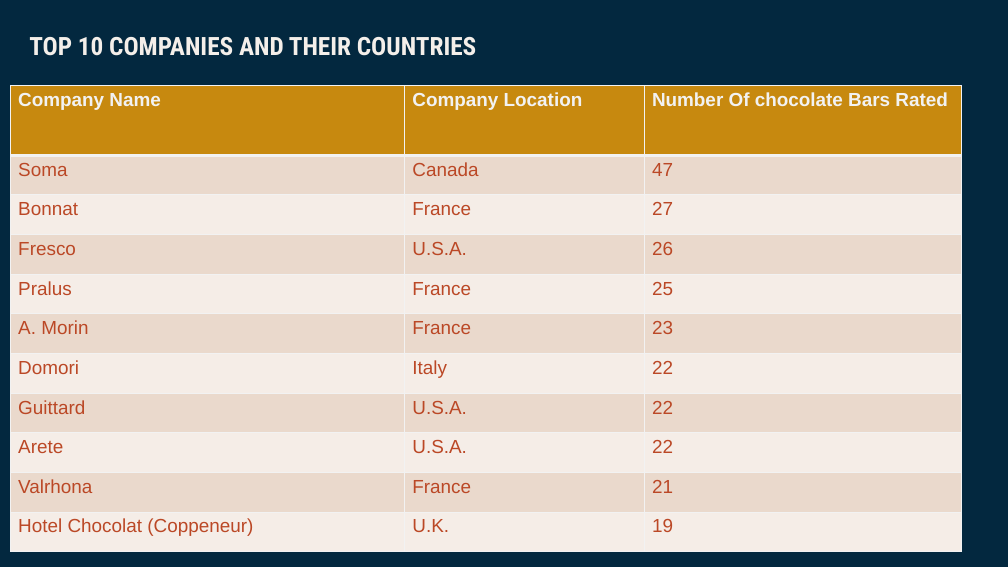
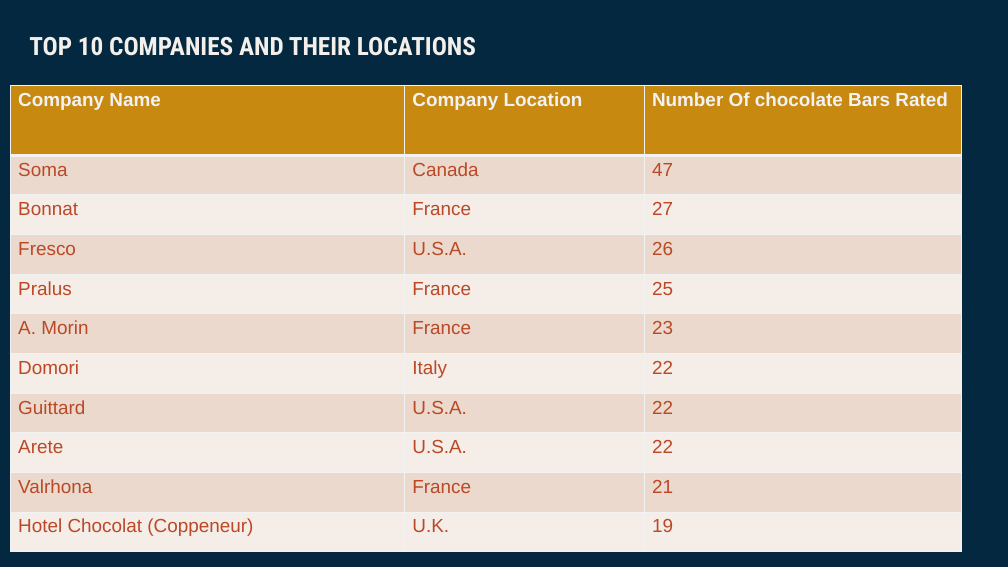
Before and after one commit to Daksam/Group-1-EDA-project, a slide deck: slide 12 of Group 1 EDA Project DIGICAP.pptx (slide 14 before the commit). Drawn at 1008x567 pixels with LibreOffice and Linux fonts; fonts in the diff are those of the drawing. Boxes give left, top, right and bottom in pixels: in the first picture for what was removed or moved away, otherwise in the second. Text is boxed around its words. In the diff, an @@ line names an element or a change of style, - is before the commit and + after.

```diff
--- a/Group 1 EDA Project DIGICAP.pptx
+++ b/Group 1 EDA Project DIGICAP.pptx
@@ title at (29,37,476,56): text changed @@
-TOP 10 COMPANIES AND THEIR COUNTRIES
+TOP 10 COMPANIES AND THEIR LOCATIONS
```
Also in this commit, not shown: 9 other slides changed, 1 slide added.
